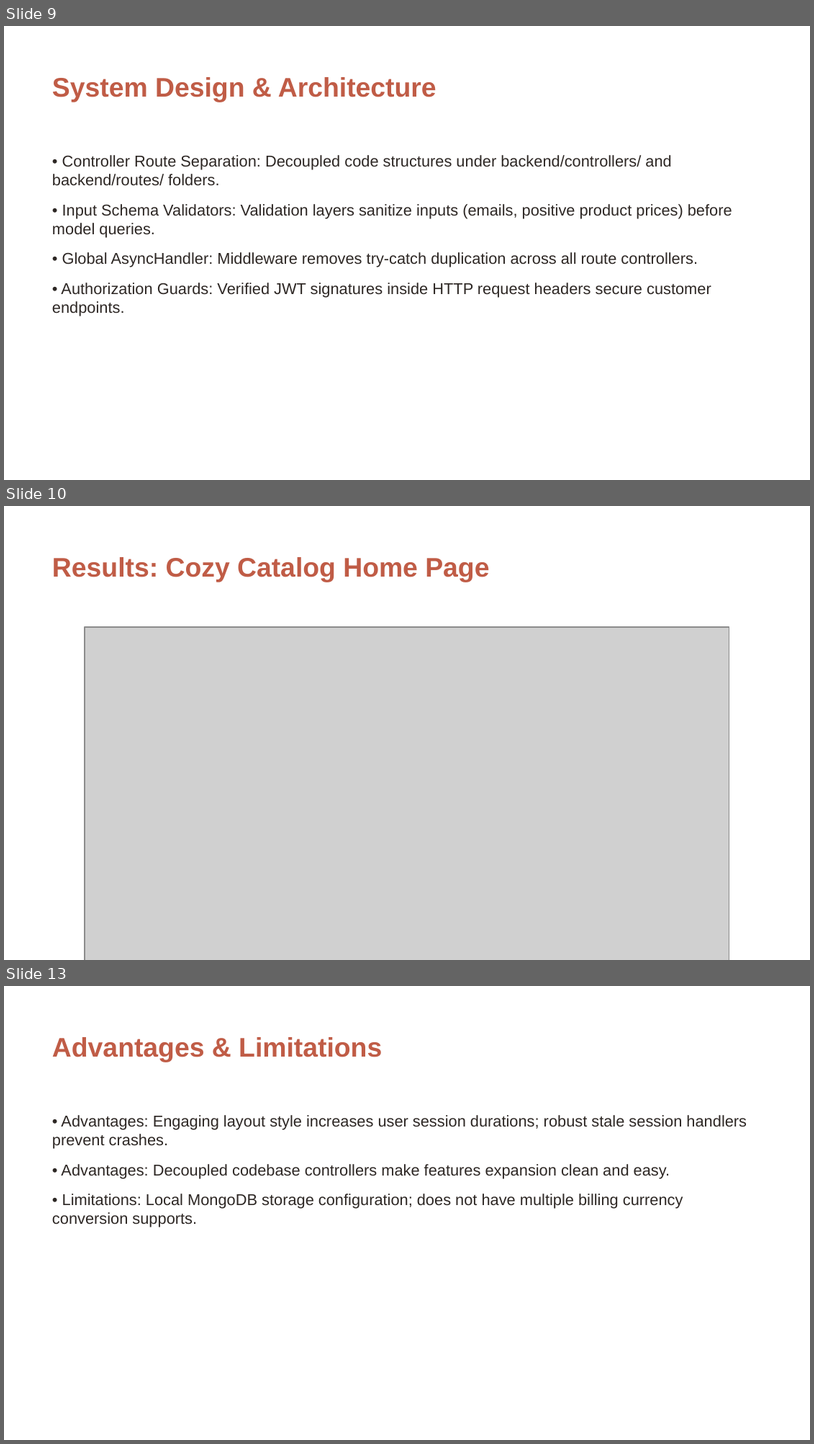
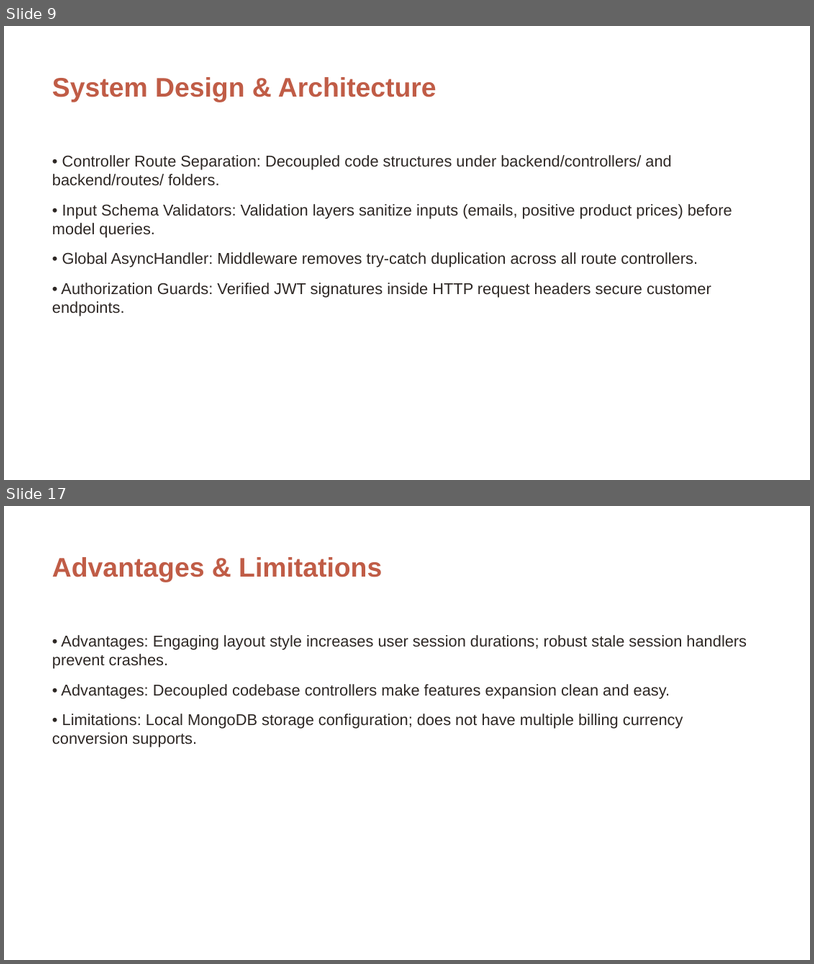
Before and after one commit to 24eg105r03-ops/ShopeEZ-Project, a slide deck: MERN Phase Wise/Project Documentation/ShopEZ_Project_Presentation.pptx. Shown one above the other, each under a label of ours: slides 9, 10 and 13 before the commit, slides 9 and 17 after it; the slides between them are not shown. The pictures are 814x1444 and 814x964 pixels, drawn with LibreOffice and Linux fonts; fonts in the diff are those of the drawing; grey boxes stand for pictures; background and template pictures are left out. Boxes give left, top, right and bottom in pixels: in the first picture for what was removed or moved away, otherwise in the second. Text is boxed around its words. In the diff, an @@ line names an element or a change of style, - is before the commit and + after.

Commit message:
Update ShopEZ presentation with actual screenshots and code implementation details

```diff
--- a/MERN Phase Wise/Project Documentation/ShopEZ_Project_Presentation.pptx
+++ b/MERN Phase Wise/Project Documentation/ShopEZ_Project_Presentation.pptx
@@ slide 10 removed at (x1=4, y1=506, x2=810, y2=960), background picture (left out) @@
@@ text removed at (x1=52, y1=557, x2=489, y2=582) @@
-Results: Cozy Catalog Home Page
@@ picture removed at (x1=85, y1=627, x2=730, y2=960) @@
@@ what was slide 13 is now slide 17 @@
```
Also in this commit, not shown: 7 slides added, 2 other slides removed.
